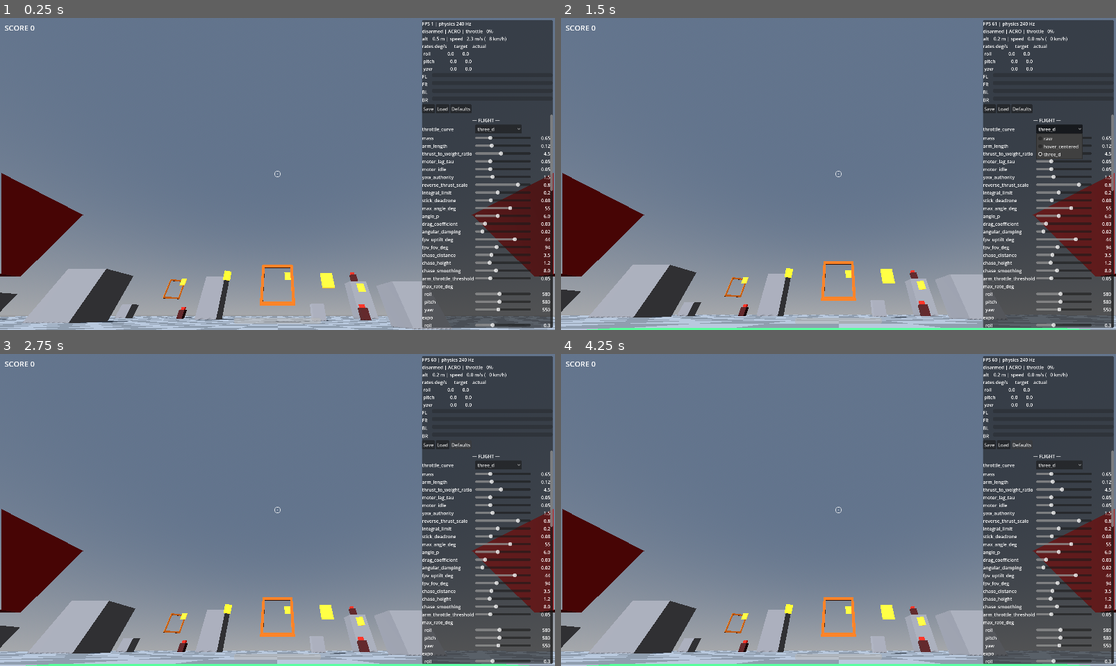
Above: before the commit, frames 1-4 (two rows, left to right).
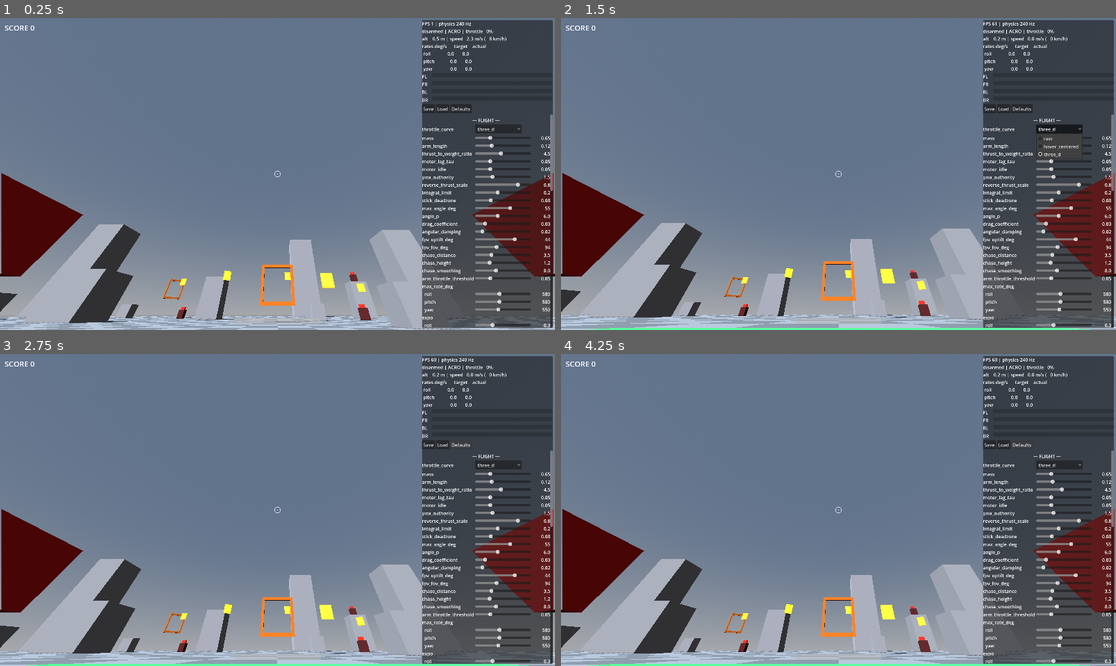
Above: after the commit, the same moments.

Repository: EhudVardi/QuadShot
Game: Godot game, scene res://scenes/main.tscn
Same seed, same stepped clock (60 frames per second), same inputs: the game is played once before the commit and once after it.
Inputs:
- Up to frame 1 (0.25 s): no input
- Up to frame 2 (1.5 s): click "Defaults" at 0.5 s; click "three_d" at 1.25 s
- Up to frame 3 (2.75 s): click "Defaults" at 2 s
- Up to frame 4 (4.25 s): click "three_d" at 2.75 s; click "Defaults" at 3.5 s

The runs differ from the first frame. In frame 1, 3.5% of the frame differs, in the area x 3-84%, y 66-97%; in frame 2, 3.3%; in frame 3, 3.3%; in frame 4, 3.3%.

Commit message:
M3: outer tower ring expands the arena
Seven towers (10-24 m tall) scattered through the enemy spawn ring,
giving wave fights cover, verticality, and sight-line breaks beyond
the original practice loop.

Diff:
--- a/scenes/environment/greybox.tscn
+++ b/scenes/environment/greybox.tscn
@@ -60,6 +60,27 @@
 [sub_resource type="BoxShape3D" id="shape_box_tower"]
 size = Vector3(3, 5, 3)
 
+[sub_resource type="BoxMesh" id="mesh_tower_s"]
+material = SubResource("mat_box")
+size = Vector3(5, 10, 5)
+
+[sub_resource type="BoxShape3D" id="shape_tower_s"]
+size = Vector3(5, 10, 5)
+
+[sub_resource type="BoxMesh" id="mesh_tower_m"]
+material = SubResource("mat_box")
+size = Vector3(7, 16, 7)
+
+[sub_resource type="BoxShape3D" id="shape_tower_m"]
+size = Vector3(7, 16, 7)
+
+[sub_resource type="BoxMesh" id="mesh_tower_l"]
+material = SubResource("mat_box")
+size = Vector3(9, 24, 9)
+
+[sub_resource type="BoxShape3D" id="shape_tower_l"]
+size = Vector3(9, 24, 9)
+
 [sub_resource type="ProceduralSkyMaterial" id="sky_mat"]
 
 [sub_resource type="Sky" id="sky"]
@@ -190,6 +211,71 @@
 [node name="Collision" type="CollisionShape3D" parent="Obstacles/Box10"]
 shape = SubResource("shape_box_xl")
 
+[node name="OuterTowers" type="Node3D" parent="."]
+
+[node name="Tower01" type="StaticBody3D" parent="OuterTowers"]
+transform = Transform3D(1, 0, 0, 0, 1, 0, 0, 0, 1, 30, 8, -40)
+
+[node name="Mesh" type="MeshInstance3D" parent="OuterTowers/Tower01"]
+mesh = SubResource("mesh_tower_m")
+
+[node name="Collision" type="CollisionShape3D" parent="OuterTowers/Tower01"]
+shape = SubResource("shape_tower_m")
+
+[node name="Tower02" type="StaticBody3D" parent="OuterTowers"]
+transform = Transform3D(1, 0, 0, 0, 1, 0, 0, 0, 1, -60, 12, -55)
+
+[node name="Mesh" type="MeshInstance3D" parent="OuterTowers/Tower02"]
+mesh = SubResource("mesh_tower_l")
+
+[node name="Collision" type="CollisionShape3D" parent="OuterTowers/Tower02"]
+shape = SubResource("shape_tower_l")
+
+[node name="Tower03" type="StaticBody3D" parent="OuterTowers"]
+transform = Transform3D(1, 0, 0, 0, 1, 0, 0, 0, 1, 20, 5, 15)
+
+[node name="Mesh" type="MeshInstance3D" parent="OuterTowers/Tower03"]
+mesh = SubResource("mesh_tower_s")
+
+[node name="Collision" type="CollisionShape3D" parent="OuterTowers/Tower03"]
+shape = SubResource("shape_tower_s")
+
+[node name="Tower04" type="StaticBody3D" parent="OuterTowers"]
+transform = Transform3D(1, 0, 0, 0, 1, 0, 0, 0, 1, -70, 8, 5)
+
+[node name="Mesh" type="MeshInstance3D" parent="OuterTowers/Tower04"]
+mesh = SubResource("mesh_tower_m")
+
+[node name="Collision" type="CollisionShape3D" parent="OuterTowers/Tower04"]
+shape = SubResource("shape_tower_m")
+
+[node name="Tower05" type="StaticBody3D" parent="OuterTowers"]
+transform = Transform3D(1, 0, 0, 0, 1, 0, 0, 0, 1, 10, 12, -70)
+
+[node name="Mesh" type="MeshInstance3D" parent="OuterTowers/Tower05"]
+mesh = SubResource("mesh_tower_l")
+
+[node name="Collision" type="CollisionShape3D" parent="OuterTowers/Tower05"]
+shape = SubResource("shape_tower_l")
+
+[node name="Tower06" type="StaticBody3D" parent="OuterTowers"]
+transform = Transform3D(1, 0, 0, 0, 1, 0, 0, 0, 1, -45, 5, 30)
+
+[node name="Mesh" type="MeshInstance3D" parent="OuterTowers/Tower06"]
+mesh = SubResource("mesh_tower_s")
+
+[node name="Collision" type="CollisionShape3D" parent="OuterTowers/Tower06"]
+shape = SubResource("shape_tower_s")
+
+[node name="Tower07" type="StaticBody3D" parent="OuterTowers"]
+transform = Transform3D(1, 0, 0, 0, 1, 0, 0, 0, 1, -5, 8, 35)
+
+[node name="Mesh" type="MeshInstance3D" parent="OuterTowers/Tower07"]
+mesh = SubResource("mesh_tower_m")
+
+[node name="Collision" type="CollisionShape3D" parent="OuterTowers/Tower07"]
+shape = SubResource("shape_tower_m")
+
 [node name="Gates" type="Node3D" parent="."]
 
 [node name="Gate1" parent="Gates" instance=ExtResource("2_gate")]
Not shown: 1 places in scenes/environment/greybox.tscn that only renumber resources
